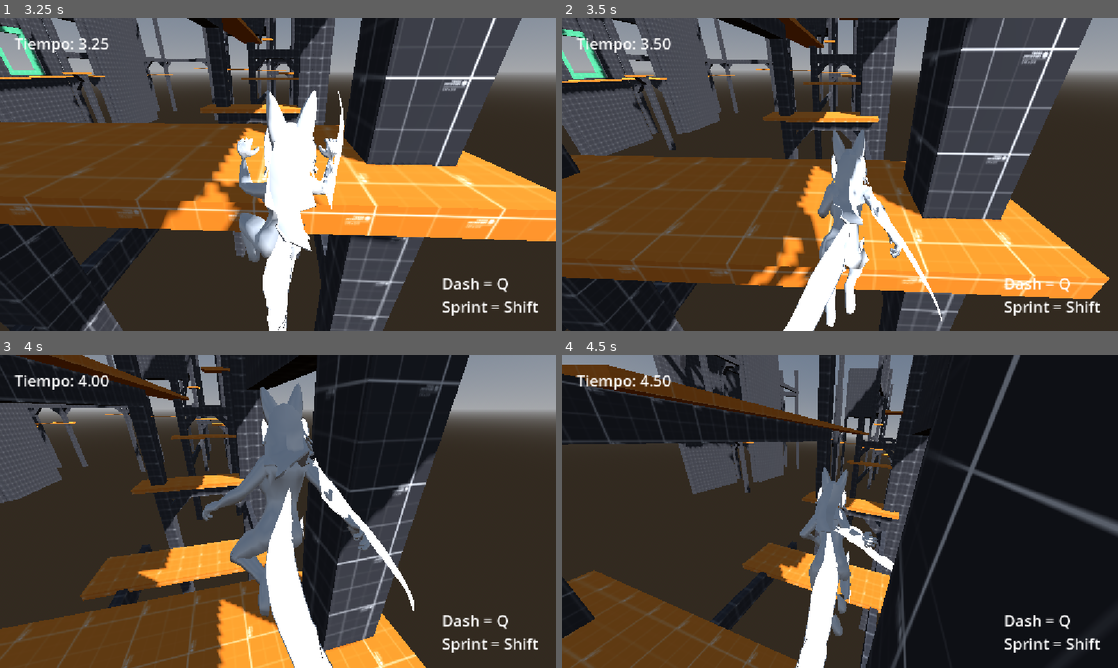
Above: before the commit, frames 1-4 (two rows, left to right).
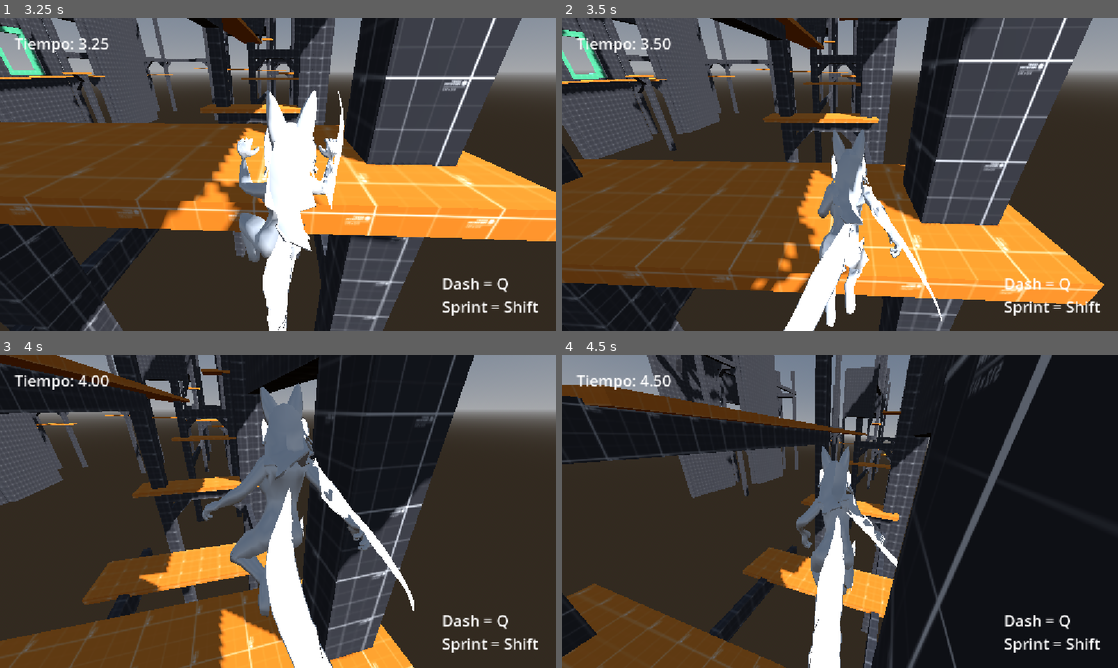
Above: after the commit, the same moments.

Repository: MauroMelender/ProtoProyectGensaku
Game: Godot game, scene res://scenes/levels/lv_collums.tscn
Two runs of this game, one before a commit and one after it. Both use one fixed random seed, a clock stepped at 60 frames per second and the inputs below.
Inputs (mouse positions are in pixels of both pictures, inside the frame that each line leads up to):
- Up to frame 1 (3.25 s): tap Enter (ui_accept) at 0.5, 0.8, 1.35, 3.05 s; move the mouse to (305, 174) at 0.52 s; hold W (mover_adelante) from 0.53 s (still down); tap Q (dash) at 0.6, 2.3 s; tap Space (saltar) at 0.77, 1.07, 1.52, 1.55, 1.82, 2.1, 3.02 s; move the mouse to (250, 174) at 1.27 s; move the mouse to (289, 168) at 2.02 s; move the mouse to (272, 180) at 2.77 s; tap Shift (correr) at 2.85 s
- Up to frame 2 (3.5 s): keep holding W (mover_adelante); tap Space (saltar) at 3.32 s
- Up to frame 3 (4 s): keep holding W (mover_adelante); move the mouse to (316, 514) at 3.52 s; tap Q (dash) at 3.6 s; tap Space (saltar) at 3.77, 3.8 s
- Up to frame 4 (4.5 s): keep holding W (mover_adelante); tap Space (saltar) at 4.07 s; move the mouse to (795, 508) at 4.27 s; tap Enter (ui_accept) at 4.35 s

Frame 1 is identical in both runs. In frame 2, 12% of the frame differs, in the area x 0-99%, y 0-100%; in frame 3, 13%; in frame 4, 22%, in the area x 0-100%, y 0-100%.

Commit message:
Pequeños cambios al codigo Ledge

Diff:
--- a/Test Folder 0.1/Player/Habilidades/ledge.gd
+++ b/Test Folder 0.1/Player/Habilidades/ledge.gd
@@ -5,24 +5,19 @@
 var cooldown_timer: float = 0.0
 
 func _ready() -> void:
-	# Obtiene la referencia al script principal del jugador
 	player = get_parent().get_parent() as Player
 
-# Revisa si hay un borde cerca para engancharse
 func check_and_update(delta: float) -> bool:
 	if cooldown_timer > 0.0:
 		cooldown_timer -= delta
 
-	# No es posible engancharse si esta pisando el suelo o si esta en cooldown
 	if player.is_on_floor() or cooldown_timer > 0.0:
 		return false
 
-	# Detecta si los RayCasts superiores están tocando una pared colgable
 	if player.ray_pared.is_colliding() and player.ray_borde.is_colliding():
 		var collider = player.ray_pared.get_collider()
 		var tiene_grupo = collider.is_in_group("Ledge") or collider.is_in_group("ledge") or collider.is_in_group("LEDGE") or (collider.get_parent() and collider.get_parent().is_in_group("Ledge"))
 
-		# Si la pared tiene la etiqueta "Ledge", se cuelga
 		if tiene_grupo:
 			player.current_state = Player.State.AGARRADO
 			player.velocity = Vector3.ZERO
@@ -31,35 +26,35 @@
 
 	return false
 
-# Maneja los controles mientras este colgado
 func process_movement(delta: float) -> void:
-	# Si la pared desaparece, se suelta
 	if not player.ray_pared.is_colliding():
 		player.current_state = Player.State.NORMAL
 		cooldown_timer = 0.2
 		return
 
+	# Congela la velocidad de caída vertical
 	player.velocity = Vector3.ZERO
-	var input_dir := Input.get_vector("ui_left", "ui_right", "ui_up", "ui_down")
+	var input_dir := Input.get_vector("mover_izquierda", "mover_derecha", "mover_adelante", "mover_atras")
 
-	# Permite moverse horizontalmente a lo largo del borde con A y D
+	# Desplazamiento lateral sobre el borde
 	var right := player.transform.basis.x
 	player.velocity = right * input_dir.x * player.CLIMB_SPEED
 
-	# Si se utiliza la tecla "S" (hacia atrás/abajo), se suelta
+	# Soltarse con "S" / Atrás
 	if input_dir.y > 0:
 		player.current_state = Player.State.NORMAL
 		cooldown_timer = 0.3
 		return
 
-	# Si se utiliza "Espacio", salta hacia arriba y adelante para trepar
-	if Input.is_action_just_pressed("ui_accept"):
+	# Saltar / Trepar la repisa con "Espacio"
+	if Input.is_action_just_pressed("saltar"):
 		player.current_state = Player.State.NORMAL
 		cooldown_timer = 0.35
 		player.jump_count = 1
 
 		var forward := -player.transform.basis.z
-		player.velocity.y = player.JUMP_VELOCITY
+		# Da más impulso vertical primero para superar el borde del bloque sin trabarse
+		player.velocity.y = player.JUMP_VELOCITY * 1.1
 		player.velocity += forward * player.LEDGE_JUMP_FORWARD_FORCE
 		return
 
